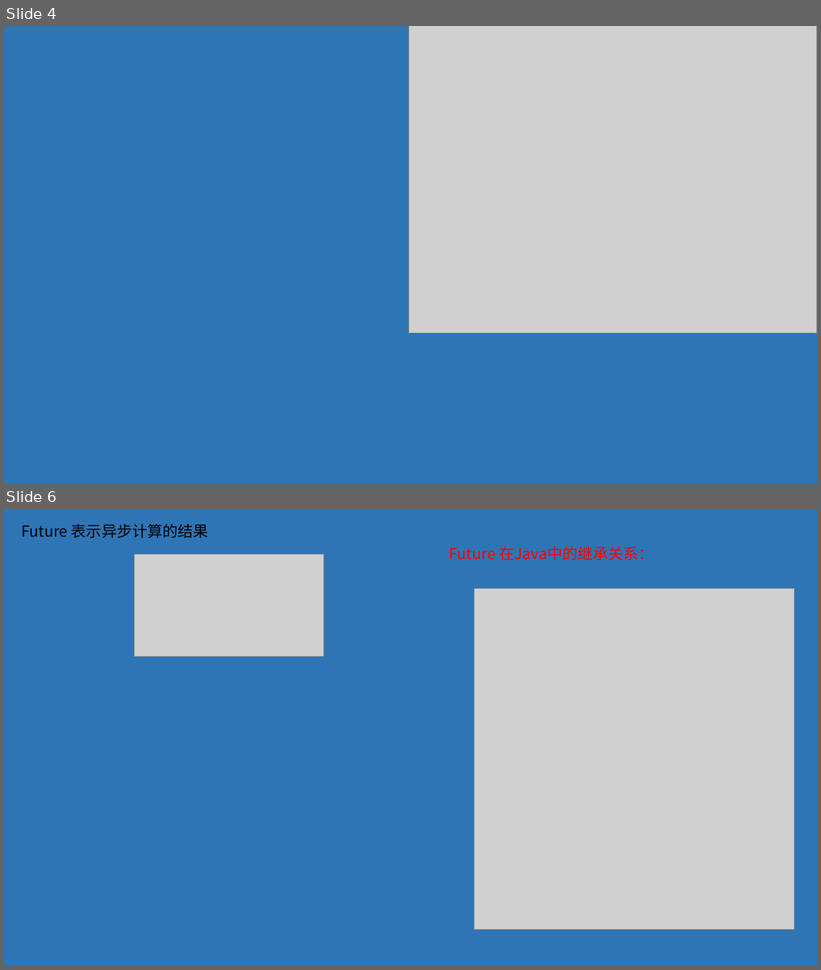
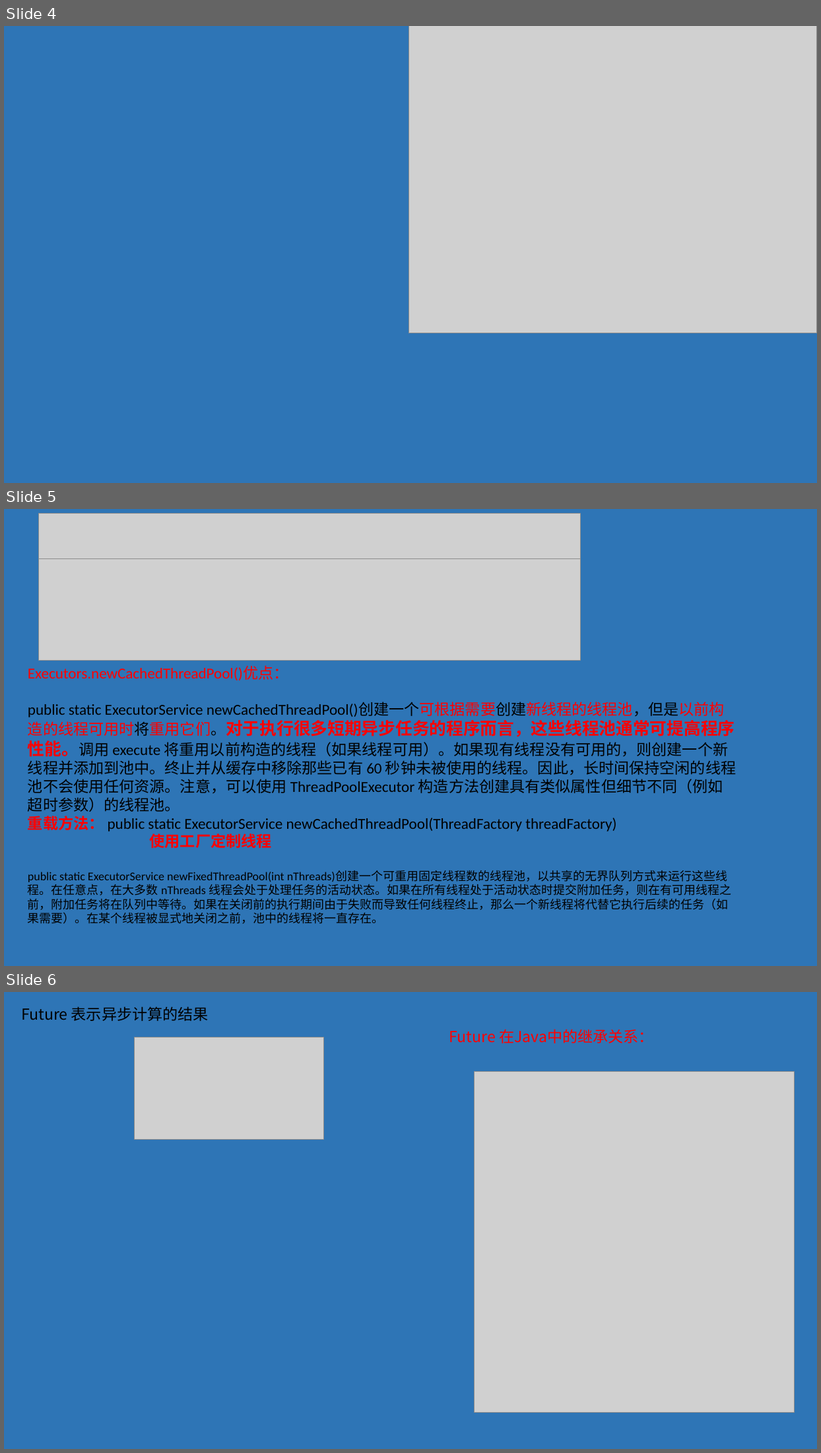
Before and after one commit to Dax1n/java, a slide deck: concurrent/src/main/java/com/daxin/concurrent/java并发之线程池学习.pptx. Shown one above the other, each under a label of ours: slides 4 and 6 before the commit, slides 4, 5 and 6 after it; the slides between them are not shown. The pictures are 821x970 and 821x1453 pixels, drawn with LibreOffice and Linux fonts; fonts in the diff are those of the drawing; grey boxes stand for pictures. Boxes give left, top, right and bottom in pixels: in the first picture for what was removed or moved away, otherwise in the second. Text is boxed around its words. In the diff, an @@ line names an element or a change of style, - is before the commit and + after.

```diff
--- a/concurrent/src/main/java/com/daxin/concurrent/java并发之线程池学习.pptx
+++ b/concurrent/src/main/java/com/daxin/concurrent/java并发之线程池学习.pptx
@@ slide 5 added at (4, 509, 817, 966), background #2E75B6 @@
@@ picture added at (39, 513, 580, 559) @@
@@ picture added at (39, 559, 580, 660) @@
@@ text added at (28, 665, 736, 924), 18 pt, text #000000 @@
+Executors.newCachedThreadPool()优点：
+public static ExecutorService newCachedThreadPool()创建一个可根据需要创建新线程的线程池，但是以前构造的线程可用时将重用它们。对于执行很多短期异步任务的程序而言，这些线程池通常可提高程序性能。调用 execute 将重用以前构造的线程（如果线程可用）。如果现有线程没有可用的，则创建一个新线程并添加到池中。终止并从缓存中移除那些已有 60 秒钟未被使用的线程。因此，长时间保持空闲的线程池不会使用任何资源。注意，可以使用 ThreadPoolExecutor 构造方法创建具有类似属性但细节不同（例如超时参数）的线程池。
+重载方法： public static ExecutorService newCachedThreadPool(ThreadFactory threadFactory)
+使用工厂定制线程
+public static ExecutorService newFixedThreadPool(int nThreads)创建一个可重用固定线程数的线程池，以共享的无界队列方式来运行这些线程。在任意点，在大多数 nThreads 线程会处于处理任务的活动状态。如果在所有线程处于活动状态时提交附加任务，则在有可用线程之前，附加任务将在队列中等待。如果在关闭前的执行期间由于失败而导致任何线程终止，那么一个新线程将代替它执行后续的任务（如果需要）。在某个线程被显式地关闭之前，池中的线程将一直存在。
```
Also in this commit, not shown: 1 slide changed, 2 other slides added, 2 slides removed, 13 other files.
